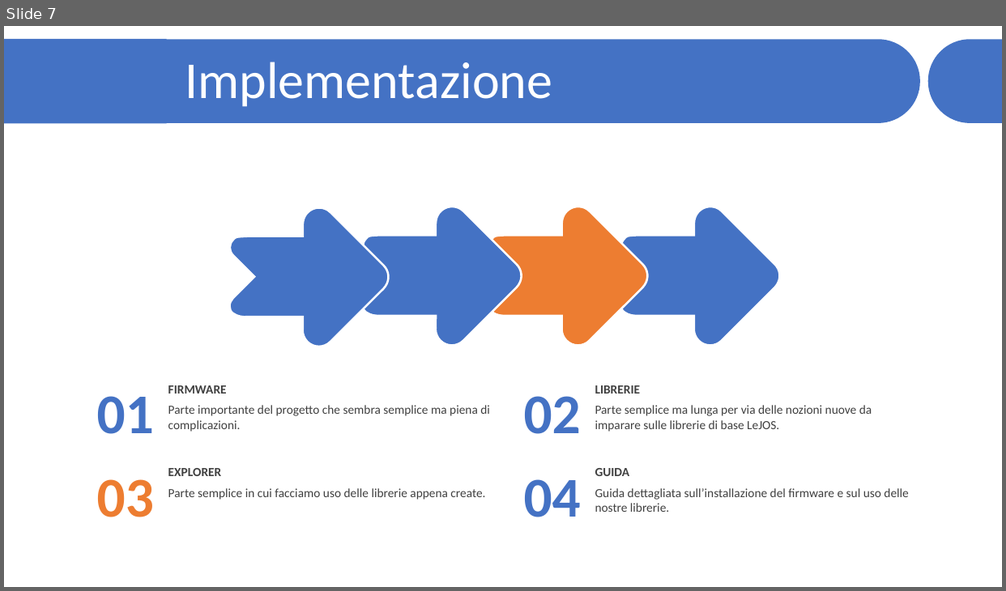
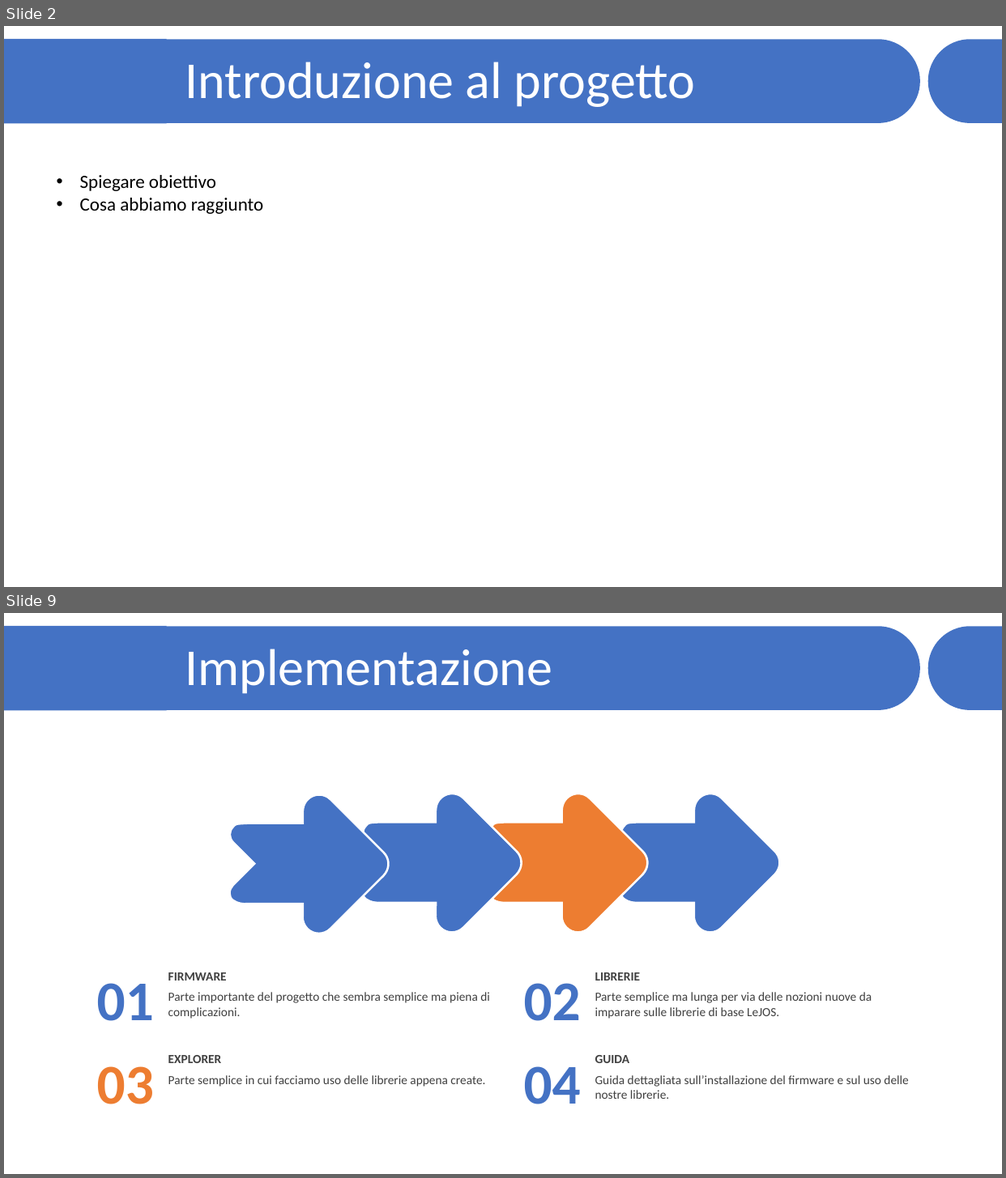
Before and after one commit to JariNaeser/Progetto2, a slide deck: presentazione/Presentazione - Näser Gübeli.pptx. Shown one above the other, each under a label of ours: slide 7 before the commit, slides 2 and 9 after it; the slides between them are not shown. The pictures are 1006x591 and 1006x1178 pixels, drawn with LibreOffice and Linux fonts; fonts in the diff are those of the drawing. Boxes give left, top, right and bottom in pixels: in the first picture for what was removed or moved away, otherwise in the second. Text is boxed around its words. In the diff, an @@ line names an element or a change of style, - is before the commit and + after.

```diff
--- a/presentazione/Presentazione - Näser Gübeli.pptx
+++ b/presentazione/Presentazione - Näser Gübeli.pptx
@@ slide 2 added at [4,26,1002,587], background #FFFFFF; not listed: 3 template elements that a slide beside it also shows @@
@@ rectangle added at [4,39,167,123], fill #4472C4 @@
@@ text added at [185,62,696,107], 50 pt, text #FFFFFF @@
+Introduzione al progetto
@@ text added at [80,175,264,214], 18 pt, text #000000 @@
+• Spiegare obiettivo
+• Cosa abbiamo raggiunto
@@ what was slide 7 is now slide 9 @@
```
Also in this commit, not shown: 4 slides changed, 5 other slides added, 2 slides removed.
